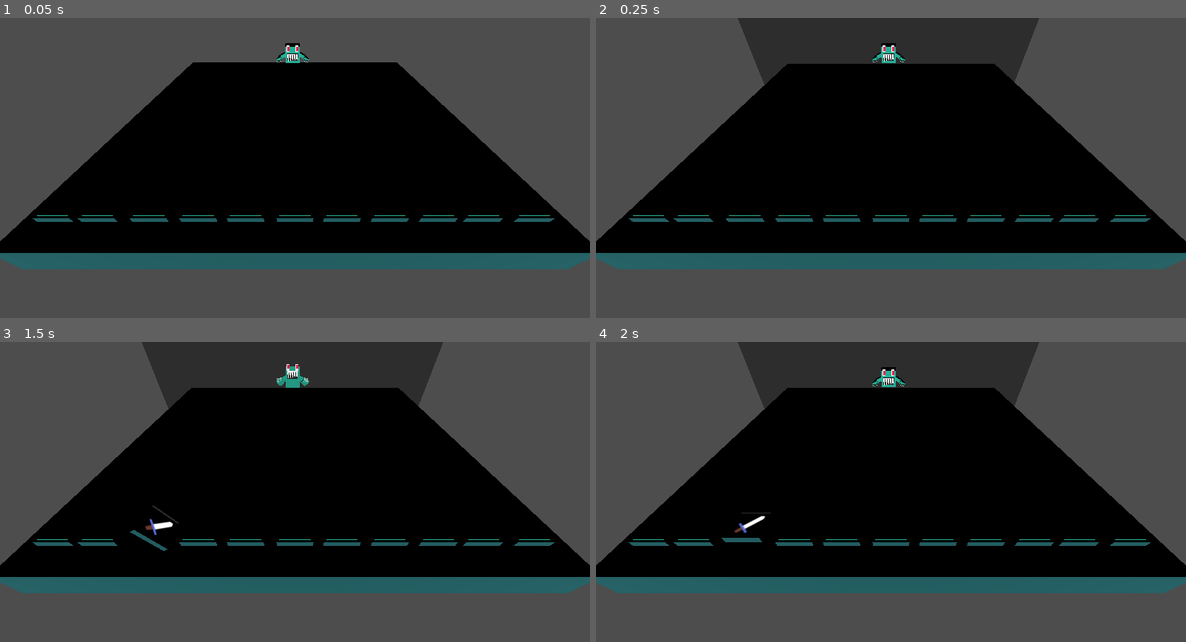
Above: before the commit, frames 1-4 (two rows, left to right).
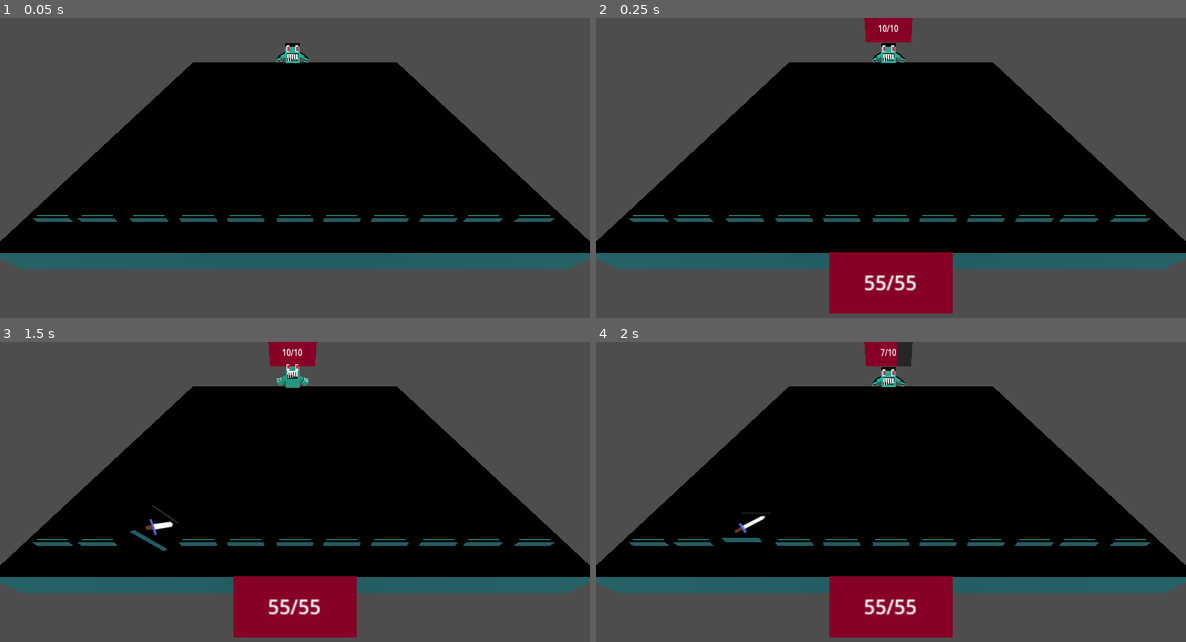
Above: after the commit, the same moments.

Repository: mathew-tran/3dminesweeper
Game: Godot game, scene res://Scene/Main.tscn
Same seed, same stepped clock (60 frames per second), same inputs: the game is played once before the commit and once after it.
Inputs (mouse positions are in pixels of both pictures, inside the frame that each line leads up to):
- Up to frame 1 (0.05 s): no input
- Up to frame 2 (0.25 s): no input
- Up to frame 3 (1.5 s): tap Enter at 0.5 s; move the mouse to (424, 492) at 0.52 s; press the mouse at (424, 492) at 0.53 s; tap Space at 1.25 s; move the mouse to (177, 525) at 1.27 s; release the mouse at (177, 525) at 1.28 s; click (177, 525) at 1.35 s
- Up to frame 4 (2 s): no input

Frame 1 is identical in both runs. In frame 2, 12% of the frame differs, in the area x 24-76%, y 0-99%; in frame 3, 12%; in frame 4, 12%.

Commit message:
work on healthbars

Diff:
--- a/Prefabs/Enemy.tscn
+++ b/Prefabs/Enemy.tscn
@@ -1,8 +1,9 @@
-[gd_scene load_steps=8 format=3 uid="uid://ck2gjdupm5phg"]
+[gd_scene load_steps=9 format=3 uid="uid://ck2gjdupm5phg"]
 
 [ext_resource type="PackedScene" uid="uid://bw5ko1k371" path="res://Models/Monster1/monster1.gltf" id="1_8k53p"]
 [ext_resource type="Script" uid="uid://cesmw5seg722b" path="res://Scripts/Enemy.gd" id="1_gti1y"]
 [ext_resource type="Script" uid="uid://bkay8viogup8w" path="res://Scripts/Components/HealthComponent.gd" id="3_yfbri"]
+[ext_resource type="PackedScene" uid="uid://uhrdfbyk2mik" path="res://Prefabs/UI/HealthbarUI.tscn" id="4_bftkq"]
 
 [sub_resource type="Animation" id="Animation_yfbri"]
 resource_name = "hit"
@@ -59,21 +60,11 @@
 }
 
 [node name="Sprite3D" type="Sprite3D" parent="."]
-transform = Transform3D(1, 0, 0, 0, 1, 0, 0, 0, 1, -5.20538e-09, 0, 0.0595426)
-texture = SubResource("ViewportTexture_yfbri")
+transform = Transform3D(-0.2, 0, -3.01992e-08, 0, 0.2, 0, 3.01992e-08, 0, -0.2, -2.81283e-09, 0.115281, 0.032175)
+texture = SubResource("ViewportTexture_bftkq")
 
 [node name="SubViewport" type="SubViewport" parent="Sprite3D"]
-size = Vector2i(128, 128)
+size = Vector2i(100, 50)
 
-[node name="Panel" type="Panel" parent="Sprite3D/SubViewport"]
-custom_minimum_size = Vector2(128, 128)
-anchors_preset = 15
-anchor_right = 1.0
-anchor_bottom = 1.0
-grow_horizontal = 2
-grow_vertical = 2
-
-[node name="ProgressBar" type="ProgressBar" parent="Sprite3D/SubViewport/Panel"]
-layout_mode = 0
-offset_right = 4.0
-offset_bottom = 27.0
+[node name="ProgressBar" parent="Sprite3D/SubViewport" node_paths=PackedStringArray("HealthComponentRef") instance=ExtResource("4_bftkq")]
+HealthComponentRef = NodePath("../../../HealthComponent")
--- /dev/null
+++ b/Prefabs/UI/HealthbarUI.tscn
@@ -0,0 +1,31 @@
+[gd_scene load_steps=4 format=3 uid="uid://uhrdfbyk2mik"]
+
+[ext_resource type="Script" uid="uid://di6sf5b4wfppn" path="res://Scripts/UI/HealthbarUI.gd" id="1_dxg7q"]
+
+[sub_resource type="StyleBoxFlat" id="StyleBoxFlat_sat24"]
+bg_color = Color(0.154876, 0.154876, 0.154876, 1)
+
+[sub_resource type="StyleBoxFlat" id="StyleBoxFlat_dxg7q"]
+bg_color = Color(0.528158, 0.0160374, 0.157075, 1)
+
+[node name="ProgressBar" type="ProgressBar"]
+custom_minimum_size = Vector2(100, 50)
+offset_right = 50.0
+offset_bottom = 50.0
+theme_override_styles/background = SubResource("StyleBoxFlat_sat24")
+theme_override_styles/fill = SubResource("StyleBoxFlat_dxg7q")
+max_value = 1.0
+value = 1.0
+show_percentage = false
+script = ExtResource("1_dxg7q")
+
+[node name="Label" type="Label" parent="."]
+layout_mode = 1
+anchors_preset = 15
+anchor_right = 1.0
+anchor_bottom = 1.0
+grow_horizontal = 2
+grow_vertical = 2
+text = "100/100"
+horizontal_alignment = 1
+vertical_alignment = 1
--- a/Scene/Main.tscn
+++ b/Scene/Main.tscn
@@ -1,16 +1,21 @@
-[gd_scene load_steps=6 format=3 uid="uid://bsuec0fj58hik"]
+[gd_scene load_steps=8 format=3 uid="uid://bsuec0fj58hik"]
 
 [ext_resource type="Script" uid="uid://beilse1b132e6" path="res://Scripts/Game.gd" id="1_h175a"]
 [ext_resource type="PackedScene" uid="uid://c0n6a6wl5obia" path="res://Prefabs/GameTile.tscn" id="1_xhtwi"]
 [ext_resource type="PackedScene" uid="uid://ck2gjdupm5phg" path="res://Prefabs/Enemy.tscn" id="2_djkur"]
 [ext_resource type="Script" uid="uid://bkay8viogup8w" path="res://Scripts/Components/HealthComponent.gd" id="2_togfq"]
 [ext_resource type="PackedScene" uid="uid://c0pfi81qtcbay" path="res://Models/Playspace/playspace.gltf" id="3_djkur"]
+[ext_resource type="PackedScene" uid="uid://uhrdfbyk2mik" path="res://Prefabs/UI/HealthbarUI.tscn" id="6_aan6j"]
+
+[sub_resource type="ViewportTexture" id="ViewportTexture_h3nmf"]
+viewport_path = NodePath("Sprite3D/SubViewport")
 
 [node name="Game" type="Node3D" groups=["Game"]]
 script = ExtResource("1_h175a")
 
 [node name="HealthComponent" type="Node" parent="."]
 script = ExtResource("2_togfq")
+MaxHealth = 55
 
 [node name="GameTile" parent="." instance=ExtResource("1_xhtwi")]
 
@@ -57,3 +62,13 @@
 transform = Transform3D(1, 0, 0, 0, 0.707107, 0.707107, 0, -0.707107, 0.707107, 0, 0.298062, 0.247951)
 
 [node name="CanvasLayer" type="CanvasLayer" parent="."]
+
+[node name="Sprite3D" type="Sprite3D" parent="."]
+transform = Transform3D(0.2, 0, 0, 0, 0.141421, 0.141421, 0, -0.141421, 0.141421, -2.81283e-09, -0.0630492, 0.113803)
+texture = SubResource("ViewportTexture_h3nmf")
+
+[node name="SubViewport" type="SubViewport" parent="Sprite3D"]
+size = Vector2i(100, 50)
+
+[node name="ProgressBar" parent="Sprite3D/SubViewport" node_paths=PackedStringArray("HealthComponentRef") instance=ExtResource("6_aan6j")]
+HealthComponentRef = NodePath("../../../HealthComponent")
--- /dev/null
+++ b/Scripts/UI/HealthbarUI.gd
@@ -0,0 +1,17 @@
+extends ProgressBar
+
+@export var HealthComponentRef : HealthComponent
+
+func _ready() -> void:
+	if is_instance_valid(HealthComponentRef):
+		Setup()
+
+func Setup():
+	HealthComponentRef.OnTakeDamage.connect(OnTakeDamage)
+	Update()
+
+func Update():
+	$Label.text = str(HealthComponentRef.CurrentHealth) + "/" + str(HealthComponentRef.MaxHealth)
+	value = float(HealthComponentRef.CurrentHealth) / float(HealthComponentRef.MaxHealth)
+func OnTakeDamage(amount):
+	Update()
Not shown: 1 places in Prefabs/Enemy.tscn that only renumber resources
Not shown, added: Scripts/UI/HealthbarUI.gd.uid
